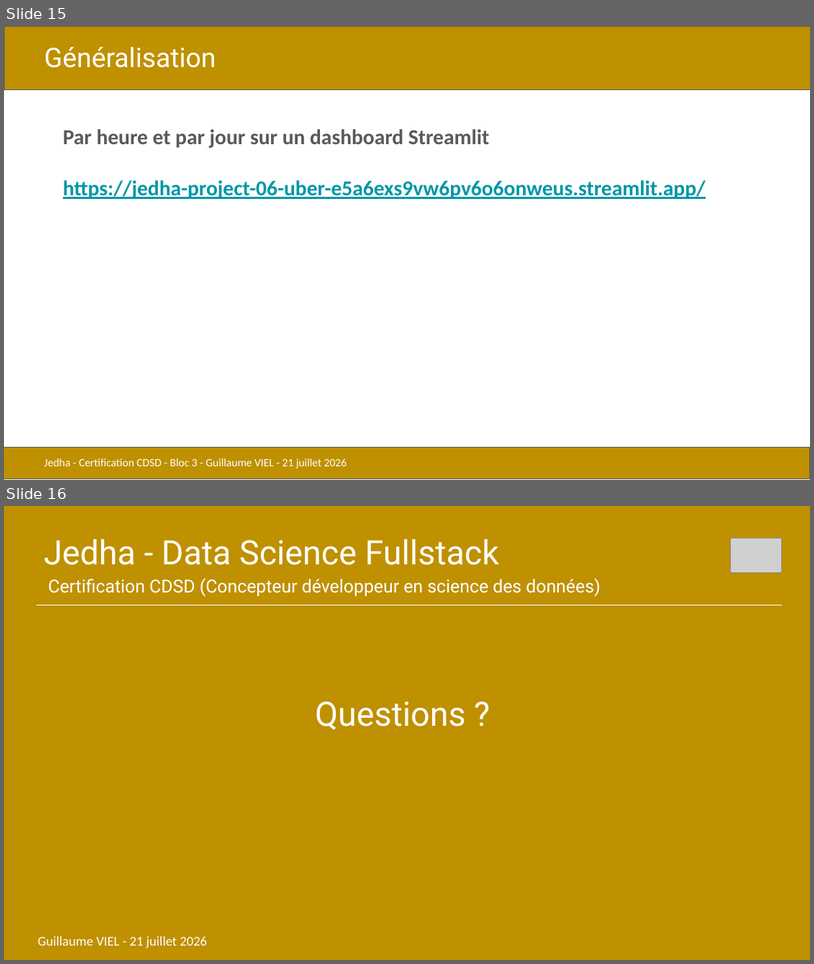
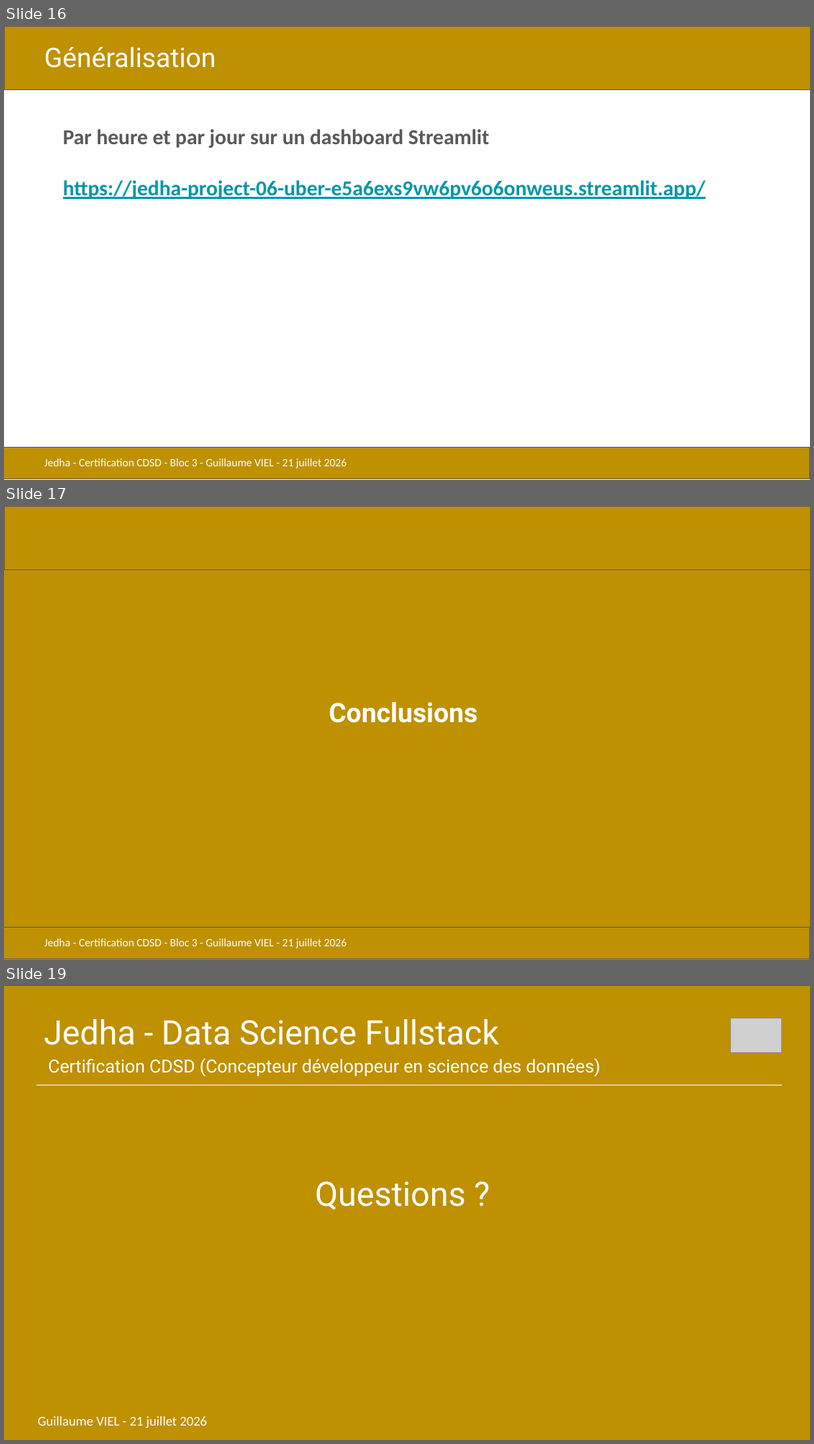
Before and after one commit to gviel/jedha-project-06-uber, a slide deck: docs/presentations/CDSD_bloc3_uber_GV.pptx. Shown one above the other, each under a label of ours: slides 15 and 16 before the commit, slides 16, 17 and 19 after it; the slides between them are not shown. The pictures are 814x964 and 814x1444 pixels, drawn with LibreOffice and Linux fonts; fonts in the diff are those of the drawing; grey boxes stand for pictures. Boxes give left, top, right and bottom in pixels: in the first picture for what was removed or moved away, otherwise in the second. Text is boxed around its words. In the diff, an @@ line names an element or a change of style, - is before the commit and + after.

```diff
--- a/docs/presentations/CDSD_bloc3_uber_GV.pptx
+++ b/docs/presentations/CDSD_bloc3_uber_GV.pptx
@@ slide 17 added at <box>4,506,810,960</box>, background #BF9000 @@
@@ rectangle added at <box>4,506,810,569</box>, fill #BF9000, outline #595959 0.75 pt @@
@@ text added at <box>329,702,478,723</box>, 24 pt, text #FFFFFF, bold @@
+Conclusions
@@ rectangle added at <box>4,927,810,958</box>, fill #BF9000, outline #595959 0.75 pt @@
@@ text added at <box>44,938,347,948</box>, 10 pt, text #FFFFFF @@
+Jedha - Certification CDSD - Bloc 3 - Guillaume VIEL - 21 juillet 2026
@@ what was slide 15 is now slide 16 @@
@@ what was slide 16 is now slide 19 @@
```
Also in this commit, not shown: 4 slides changed, 2 other slides added, 2 other files.
